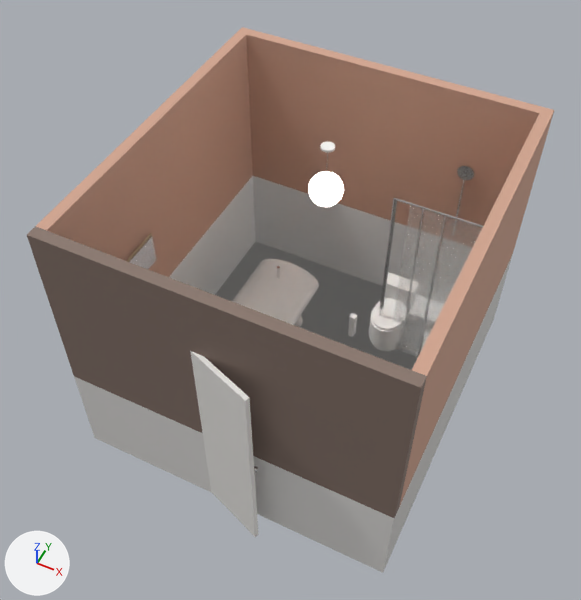
What one commit did to the Blender file blend/45260900.blend.
Camera for both pictures: a 50 mm lens placed at (2.07, -4.51, 6.7), pointed at (-0.16, -0.05, 1.12). The axes (+X, +Y, +Z) are drawn at lower left. The lights are the same throughout. The first picture is the older version.

Before the edit, the objects in view are built like this:
```python
ob_bathtub_body = bpy.data.objects.new('Bathtub_Body', me_cylinder)
ob_bathtub_body.location = (-0.6, 0.0, 0.45)
ob_bathtub_body.rotation_euler = (1.571, 0.0, 0.0)  # degrees (90, 0, 0)
ob_bathtub_body.scale = (1.0, 0.55, 1.0)
ob_bathtub_inner = bpy.data.objects.new('Bathtub_Inner', me_cylinder_001)
ob_bathtub_inner.location = (-0.6, 0.0, 0.5)
ob_bathtub_inner.rotation_euler = (1.571, 0.0, 0.0)  # degrees (90, 0, 0)
ob_bathtub_inner.scale = (1.0, 0.5, 1.0)
ob_bathtub_leg_4 = bpy.data.objects.new('Bathtub_Leg_4', me_sphere_003)
ob_bathtub_leg_4.location = (-0.38, 0.55, 0.07)
ob_bathtub_leg_4.scale = (1.0, 1.0, 1.3)
ob_shower_glass_door_l = bpy.data.objects.new('Shower_Glass_Door_L', me_cube_018)
ob_shower_glass_door_l.location = (0.8, 0.72, 1.0)
ob_shower_glass_door_l.scale = (0.35, 0.015, 2.0)
ob_toilet_base = bpy.data.objects.new('Toilet_Base', me_cylinder_007)
ob_toilet_base.location = (0.55, 0.85, 0.07)
ob_toilet_base.scale = (1.0, 1.2, 1.0)
ob_toilet_bowl = bpy.data.objects.new('Toilet_Bowl', me_cylinder_008)
ob_toilet_bowl.location = (0.55, 0.8, 0.27)
ob_toilet_bowl.scale = (1.0, 1.3, 1.0)
ob_toilet_seat = bpy.data.objects.new('Toilet_Seat', me_cylinder_009)
ob_toilet_seat.location = (0.55, 0.8, 0.41)
ob_toilet_seat.scale = (1.0, 1.3, 1.0)
ob_toilet_tank = bpy.data.objects.new('Toilet_Tank', me_cube_014)
ob_toilet_tank.location = (0.55, 1.07, 0.45)
ob_toilet_tank.scale = (0.32, 0.14, 0.3)
ob_wall_niche_2 = bpy.data.objects.new('Wall_Niche_2', me_cube_027)
ob_wall_niche_2.location = (1.33, 0.85, 1.6)
ob_wall_niche_2.scale = (0.12, 0.35, 0.25)
# also in view: 'Wall_Front_Lower' at (0.0, -1.55, 0.5); 'Door_Panel' at (0.0, -1.65, 1.05); 'Shower_Glass_Door_R' at (1.1, 0.73, 1.0); 'Wall_Right_Upper' at (1.45, 0.0, 1.85); 'Wall_Front_Upper' at (0.0, -1.55, 1.85)
```
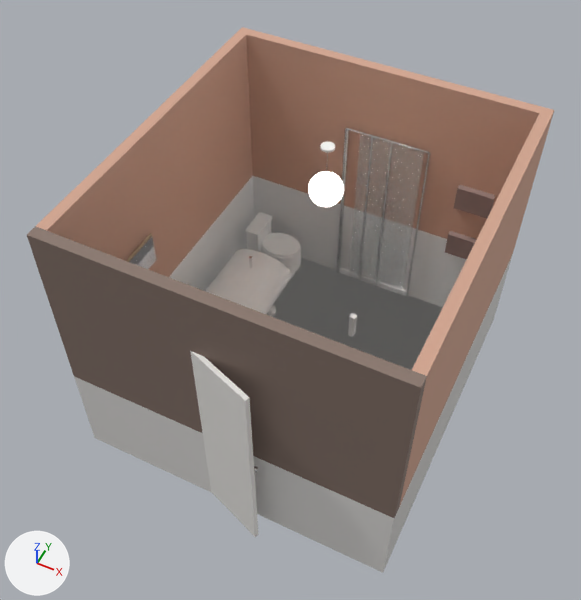
Commit message: Refine Blender Scene 45260900

Boxes (x1, y1, x2, y2) around the edits, measured in the pictures (581 x 600 px):
'Shower_Glass_Door_L', moved
    before: (393, 205, 448, 358)
    after: (349, 134, 389, 285)
'Shower_Glass_Door_R', moved
    before: (423, 217, 482, 346)
    after: (373, 142, 424, 295)
'Bathtub_Inner', moved
    before: (237, 264, 305, 319)
    after: (210, 255, 278, 308)
'Bathtub_Body', moved
    before: (232, 259, 319, 325)
    after: (206, 249, 292, 314)
'Toilet_Seat', moved, turned
    before: (372, 298, 400, 331)
    after: (262, 233, 300, 257)
'Wall_Niche_2', moved, turned (not visible before)
    after: (454, 185, 495, 218)
'Toilet_Bowl', moved, turned
    before: (369, 310, 401, 347)
    after: (261, 245, 301, 273)
'Shower_Glass_Front', moved
    before: (380, 200, 398, 317)
    after: (338, 129, 349, 273)
'Toilet_Tank_Lid', moved, turned
    before: (382, 272, 400, 290)
    after: (245, 212, 272, 237)
'Toilet_Tank', moved, turned (mostly hidden before)
    before: (385, 286, 397, 300)
    after: (246, 221, 272, 252)
'Shower_Frame_Top', moved
    before: (394, 198, 483, 228)
    after: (346, 127, 430, 154)
'Shower_Frame_V', moved
    before: (379, 198, 395, 316)
    after: (336, 128, 347, 272)
'Shower_Frame_V.002', moved
    before: (418, 216, 446, 356)
    after: (375, 142, 392, 286)
'Shower_Frame_V.001', moved
    before: (400, 209, 424, 351)
    after: (358, 137, 373, 280)
'Shower_Frame_V.003', moved (not visible before)
    after: (406, 153, 430, 297)
'Showerhead', moved (not visible afterwards)
    before: (457, 165, 475, 180)
'Bathtub_Leg_4', moved
    before: (294, 316, 303, 327)
    after: (266, 305, 276, 317)
'Toilet_Base', moved (mostly hidden)
    before: (370, 339, 396, 351)
    after: (291, 272, 295, 278)
'Shower_Base', moved (not visible before)
    after: (340, 267, 406, 296)

The edits, one by one:
Object 'Wall_Niche_2' (ob_wall_niche_2) moves from (1.33, 0.85, 1.6) to (1.03, 1.5, 1.6).
Object 'Wall_Niche_2' (ob_wall_niche_2) turns from (0, 0, 0) to (0, 0, 90) degrees about x, y and z.
Object 'Bathtub_Body' (ob_bathtub_body) moves from (-0.6, 0.0, 0.45) to (-0.92, 0.0, 0.45).
Object 'Bathtub_Inner' (ob_bathtub_inner) moves from (-0.6, 0.0, 0.5) to (-0.92, 0.0, 0.5).
Object 'Bathtub_Leg_4' (ob_bathtub_leg_4) moves from (-0.38, 0.55, 0.07) to (-0.7, 0.55, 0.07).
Object 'Toilet_Base' (ob_toilet_base) moves from (0.55, 0.85, 0.07) to (-0.96, 1.21, 0.07).
Object 'Toilet_Bowl' (ob_toilet_bowl) moves from (0.55, 0.8, 0.27) to (-0.91, 1.21, 0.27).
Object 'Toilet_Bowl' (ob_toilet_bowl) turns from (0, 0, 0) to (0, 0, 90) degrees about x, y and z.
Object 'Toilet_Seat' (ob_toilet_seat) moves from (0.55, 0.8, 0.41) to (-0.91, 1.21, 0.41).
Object 'Toilet_Seat' (ob_toilet_seat) turns from (0, 0, 0) to (0, 0, 90) degrees about x, y and z.
Object 'Toilet_Tank' (ob_toilet_tank) moves from (0.55, 1.07, 0.45) to (-1.18, 1.21, 0.45).
Object 'Toilet_Tank' (ob_toilet_tank) turns from (0, 0, 0) to (0, 0, 90) degrees about x, y and z.
Object 'Toilet_Tank_Lid' (ob_toilet_tank_lid) moves from (0.55, 1.07, 0.61) to (-1.18, 1.21, 0.61).
Object 'Toilet_Tank_Lid' (ob_toilet_tank_lid) turns from (0, 0, 0) to (0, 0, 90) degrees about x, y and z.
Object 'Shower_Base' (ob_shower_base) moves from (0.9, 1.15, 0.03) to (0.1, 1.9, 0.03).
Object 'Shower_Glass_Front' (ob_shower_glass_front) moves from (0.49, 0.72, 1.0) to (-0.3, 1.47, 1.0).
Object 'Shower_Glass_Door_L' (ob_shower_glass_door_l) moves from (0.8, 0.72, 1.0) to (0.0, 1.47, 1.0).
Object 'Shower_Glass_Door_R' (ob_shower_glass_door_r) moves from (1.1, 0.72, 1.0) to (0.3, 1.47, 1.0).
Object 'Shower_Frame_V' (ob_shower_frame_v) moves from (0.47, 0.72, 1.0) to (-0.32, 1.47, 1.0).
Object 'Shower_Frame_V.001' (ob_shower_frame_v_001) moves from (0.75, 0.72, 1.0) to (-0.05, 1.47, 1.0).
Object 'Shower_Frame_V.002' (ob_shower_frame_v_002) moves from (0.95, 0.72, 1.0) to (0.15, 1.47, 1.0).
Object 'Shower_Frame_V.003' (ob_shower_frame_v_003) moves from (1.32, 0.72, 1.0) to (0.53, 1.47, 1.0).
Object 'Shower_Frame_Top' (ob_shower_frame_top) moves from (0.9, 0.72, 2.0) to (0.1, 1.47, 2.0).
Object 'Showerhead' (ob_showerhead) moves from (0.9, 1.48, 1.9) to (0.1, 2.22, 1.9).
